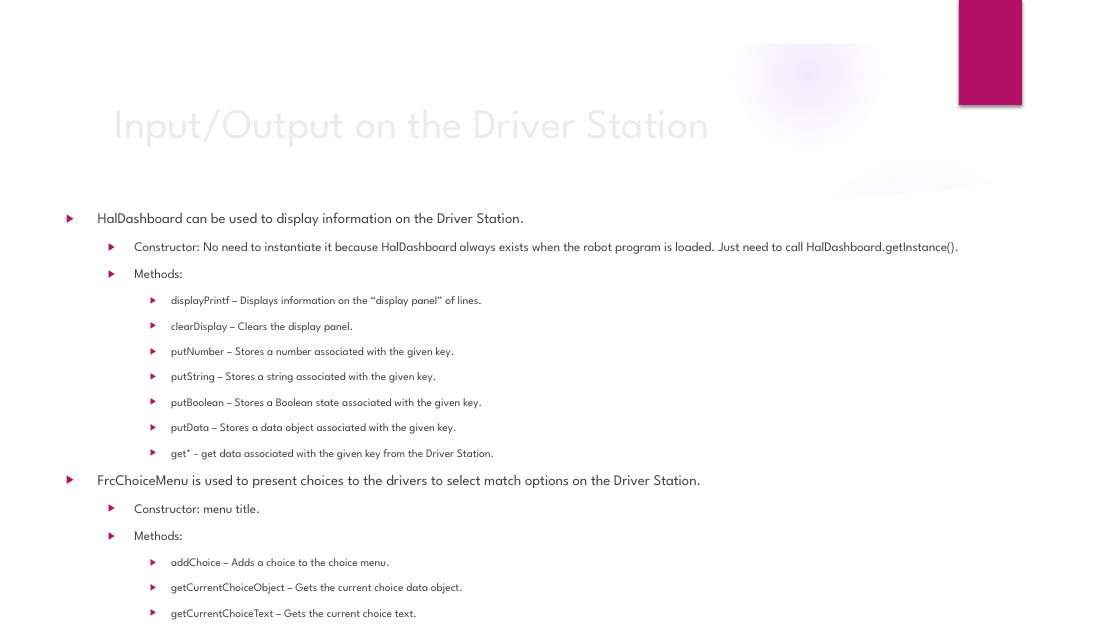
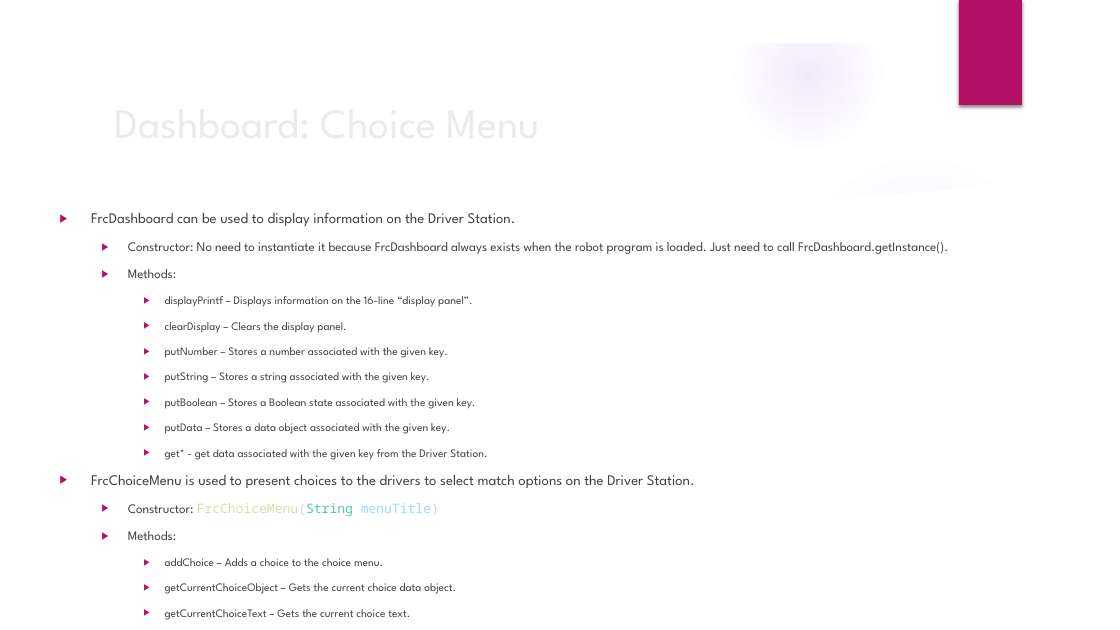
Before and after one commit to trc492/FrcProgrammingClass, a slide deck: slide 5 of Lesson8/Misc.pptx (slide 3 before the commit). Drawn at 1120x630 pixels with LibreOffice and Linux fonts; fonts in the diff are those of the drawing; background and template pictures are left out. Boxes give left, top, right and bottom in pixels: in the first picture for what was removed or moved away, otherwise in the second. Text is boxed around its words. In the diff, an @@ line names an element or a change of style, - is before the commit and + after.

```diff
--- a/Lesson8/Misc.pptx
+++ b/Lesson8/Misc.pptx
@@ title at bbox=[106, 89, 973, 154]: text changed @@
-Input/Output on the Driver Station
+Dashboard: Choice Menu
@@ text "FrcDashboard can be used to ...": place and size @@
-text "FrcDashboard can be used to ..." at bbox=[98, 212, 959, 620]
+text "FrcDashboard can be used to ..." at bbox=[91, 212, 948, 620]
@@ text at bbox=[91, 212, 948, 254]: text changed @@
-▶ HalDashboard can be used to display information on the Driver Station.
-  ▶ Constructor: No need to instantiate it because HalDashboard always exists when the robot program is loaded. Just need to call HalDashboard.getInstance().
+▶ FrcDashboard can be used to display information on the Driver Station.
+  ▶ Constructor: No need to instantiate it because FrcDashboard always exists when the robot program is loaded. Just need to call FrcDashboard.getInstance().
@@ text at bbox=[165, 296, 473, 307]: text changed @@
-    ▶ displayPrintf – Displays information on the “display panel” of lines.
+    ▶ displayPrintf – Displays information on the 16-line “display panel”.
@@ text at bbox=[128, 503, 439, 516]: text changed; font League Spartan to Noto Sans Mono; text colour #404040 to #DCDCAA @@
-  ▶ Constructor: menu title.
+  ▶ Constructor: FrcChoiceMenu(String menuTitle)
```
Also in this commit, not shown: 4 other slides changed, 3 slides added, 1 slide removed.
